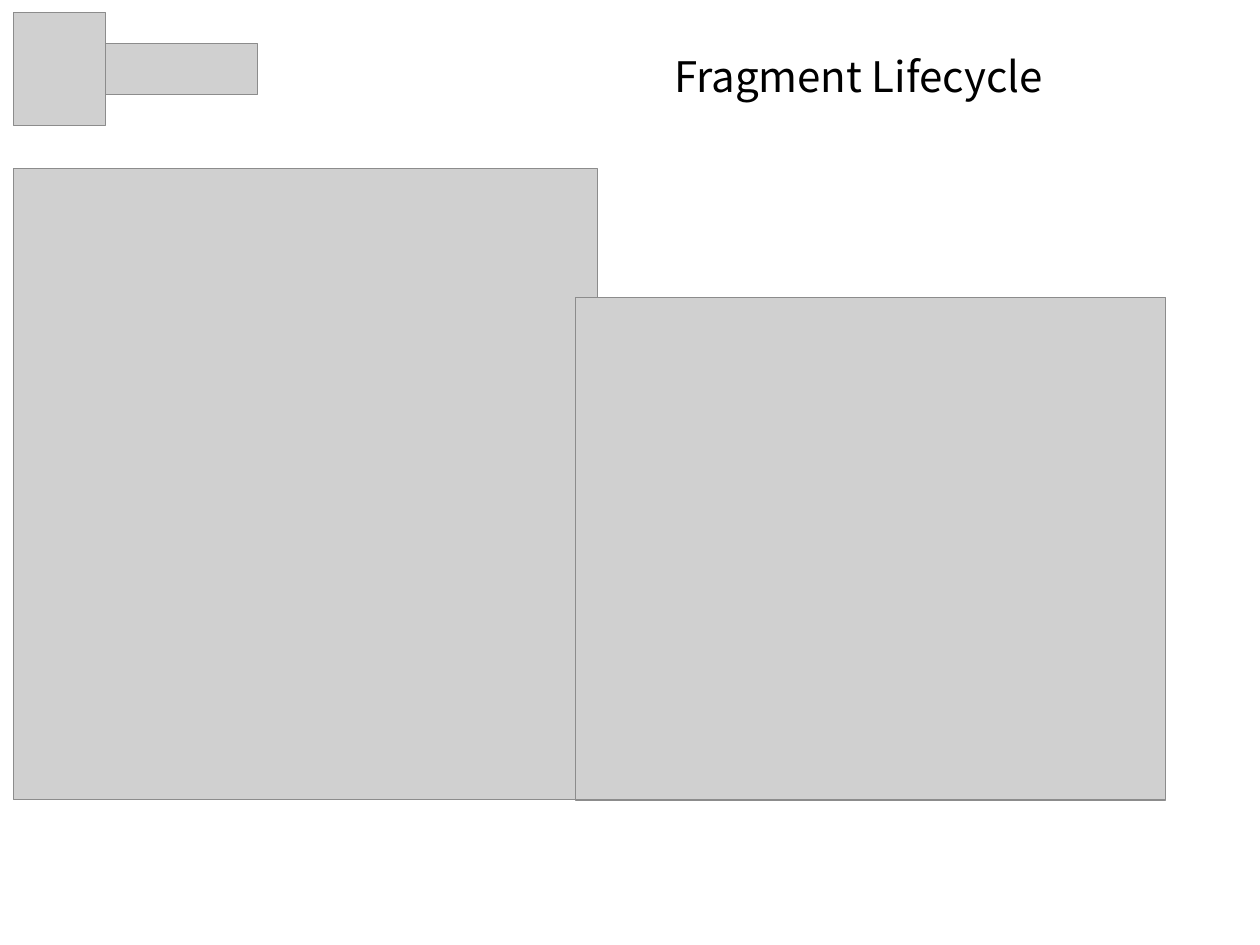
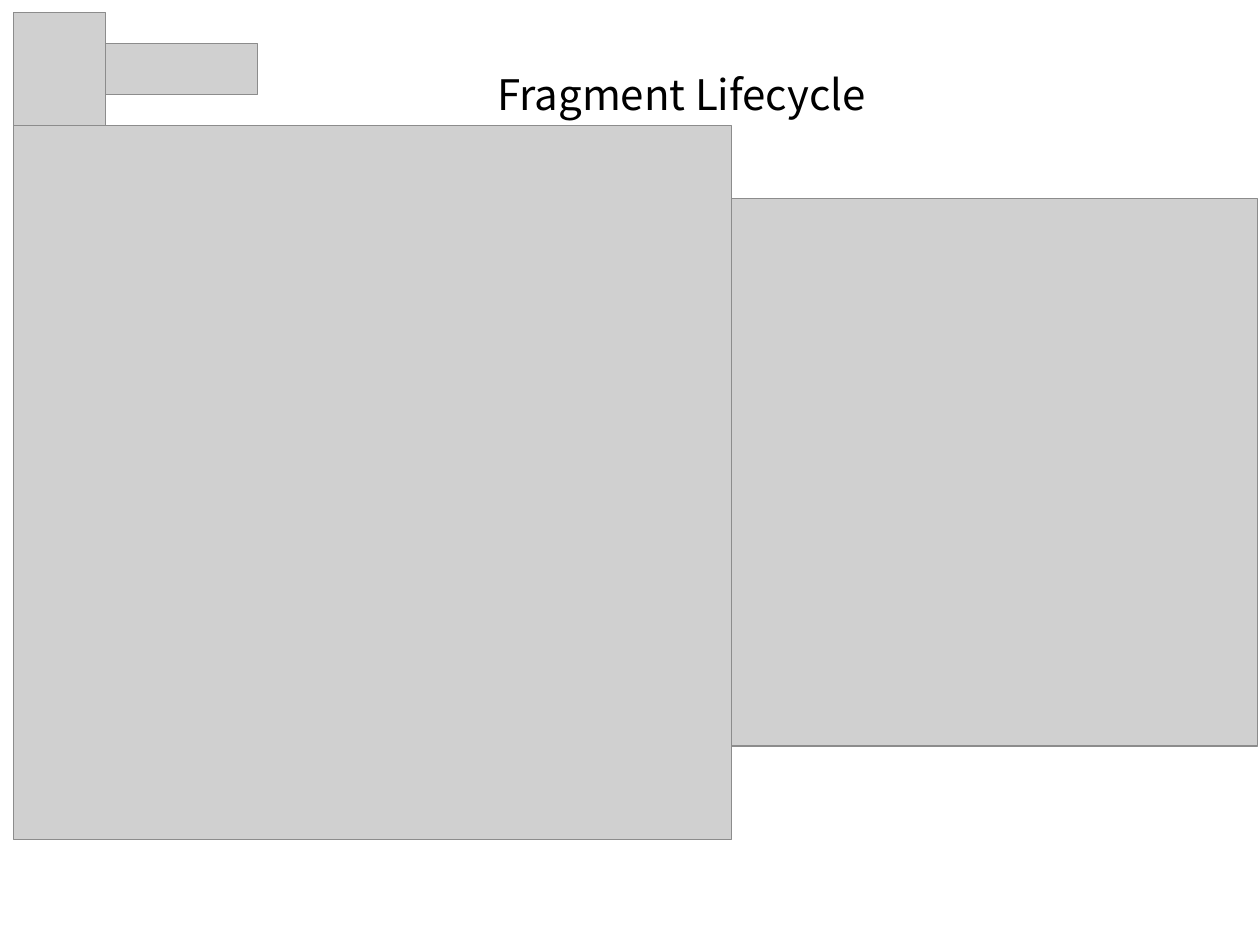
Before and after one commit to cingL/presentation, a slide deck: slide 7 of pre.ppt (slide 6 before the commit). Drawn at 1260x945 pixels with LibreOffice and Linux fonts; fonts in the diff are those of the drawing; grey boxes stand for pictures; background and template pictures are left out. Boxes give left, top, right and bottom in pixels: in the first picture for what was removed or moved away, otherwise in the second. Text is boxed around its words. In the diff, an @@ line names an element or a change of style, - is before the commit and + after.

```diff
--- a/pre.ppt
+++ b/pre.ppt
@@ text "Fragment Lifecycle" moved from (x1=674, y1=58, x2=1043, y2=102) to (x1=497, y1=76, x2=866, y2=121) @@
@@ picture resized from (x1=14, y1=169, x2=598, y2=800) to (x1=14, y1=126, x2=732, y2=840) @@
@@ picture resized from (x1=576, y1=297, x2=1167, y2=800) to (x1=573, y1=199, x2=1257, y2=746) @@
```
Also in this commit, not shown: 2 other slides changed, 3 slides added, 1 slide removed.
